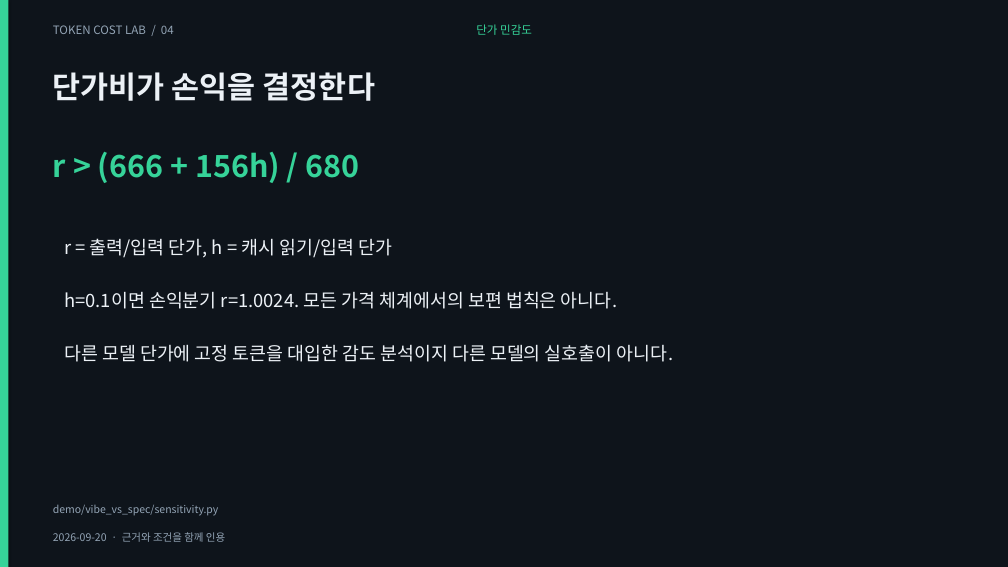
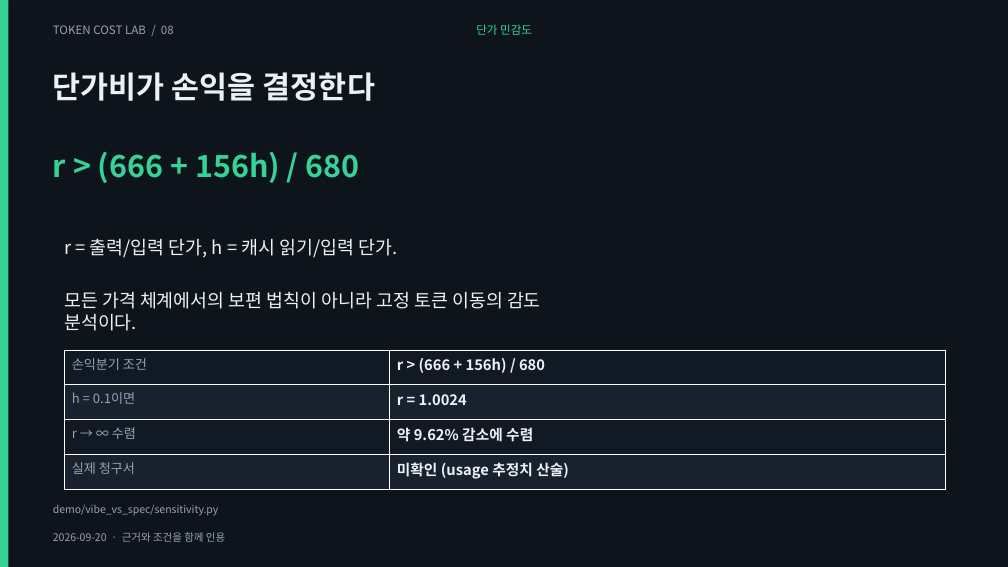
Before and after one commit to giyeop-cody/token-cost-lab, a slide deck: slide 8 of presentation/case_vibe_vs_spec/vibe_vs_spec.pptx (slide 4 before the commit). Drawn at 1008x567 pixels with LibreOffice and Linux fonts; fonts in the diff are those of the drawing. Boxes give left, top, right and bottom in pixels: in the first picture for what was removed or moved away, otherwise in the second. Text is boxed around its words. In the diff, an @@ line names an element or a change of style, - is before the commit and + after.

Commit message:
feat: restore case-deck screenshots and fact tables, verified end to end

```diff
--- a/presentation/case_vibe_vs_spec/vibe_vs_spec.pptx
+++ b/presentation/case_vibe_vs_spec/vibe_vs_spec.pptx
@@ text at [53, 25, 174, 34]: text changed @@
-TOKEN COST LAB / 04
+TOKEN COST LAB / 08
@@ text at [64, 238, 397, 258]: text changed @@
-r = 출력/입력 단가, h = 캐시 읽기/입력 단가
+r = 출력/입력 단가, h = 캐시 읽기/입력 단가.
@@ text at [64, 291, 541, 331]: text changed @@
-h=0.1이면 손익분기 r=1.0024. 모든 가격 체계에서의 보편 법칙은 아니다.
+모든 가격 체계에서의 보편 법칙이 아니라 고정 토큰 이동의 감도 분석이다.
@@ text removed at [64, 344, 673, 362] @@
-다른 모델 단가에 고정 토큰을 대입한 감도 분석이지 다른 모델의 실호출이 아니다.
@@ table added at [64, 350, 945, 489], 4 rows, 2 columns @@
+손익분기 조건 | r > (666 + 156h) / 680
+h = 0.1이면 | r = 1.0024
+r → ∞ 수렴 | 약 9.62% 감소에 수렴
+실제 청구서 | 미확인 (usage 추정치 산술)
```
Also in this commit, not shown: 5 other slides changed, 4 slides added, 1 slide removed, 26 other files.
